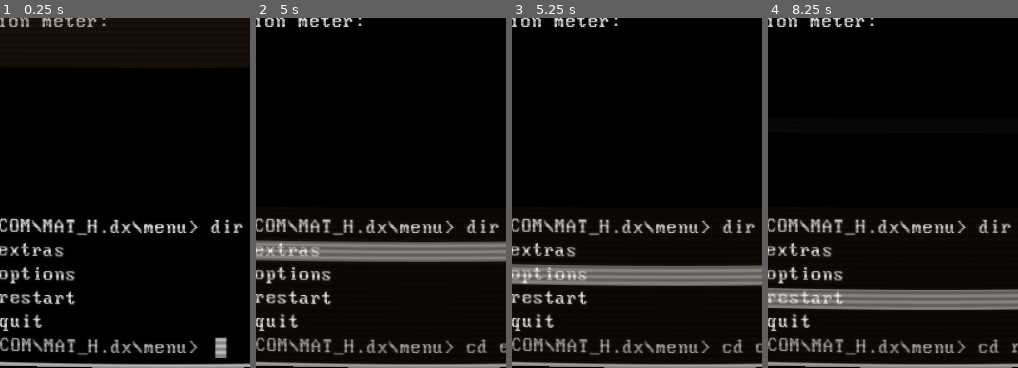
Above: before the commit, frames 1-4 (left to right).
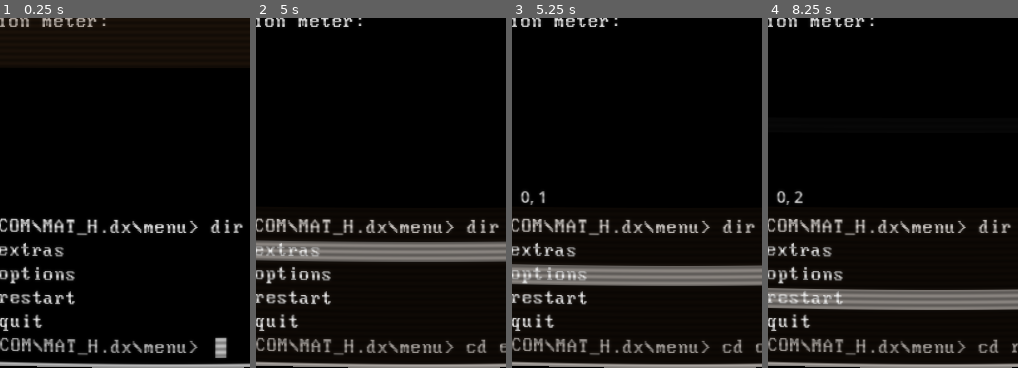
Above: after the commit, the same moments.

Repository: RusanJoshi/MAT_H.dx
Game: Godot game, scene res://main scenes/main.tscn
The game is run twice, just before and just after one commit, with the same random seed, the same clock (stepped at 60 frames per second) and the same inputs.
Inputs (mouse positions are % of the whole screen's width and height, from its top left):
- Up to frame 1 (0.25 s): no input
- Up to frame 2 (5 s): drag from (20, 21) to (47, 21) at 0.52 s; drag from (33, 21) to (60, 21) at 1.27 s; tap Enter at 2 s; move the mouse to (47, 21) at 2.02 s; hold Right (right_key) 2.03-2.75 s; tap Tab (tab_key) at 2.1 s; click (47, 21) at 2.17 s; drag from (60, 21) to (33, 21) at 2.77 s; tap Space (spacebar_key) at 3.5 s; drag from (73, 21) to (47, 21) at 3.52 s; drag from (20, 25) to (73, 21) at 4.27 s
- Up to frame 3 (5.25 s): tap Enter at 5 s; move the mouse to (33, 25) at 5.02 s; hold Down (down_key) from 5.03 s (still down); tap R (r_key) at 5.1 s; click (33, 25) at 5.17 s
- Up to frame 4 (8.25 s): release Down (down_key) at 5.75 s; drag from (47, 25) to (73, 25) at 5.77 s; tap Space (spacebar_key) at 6.5, 8, 8.1 s; drag from (60, 25) to (20, 29) at 6.52 s; tap Enter at 7.25 s; drag from (73, 25) to (33, 25) at 7.27 s; move the mouse to (20, 29) at 8.02 s; hold Down (down_key) from 8.03 s (still down); click (20, 29) at 8.17 s
The pictures show only the part of the screen within x 16-66%, y 50-100%; the shares and areas given below are measured in that part.

Frames 1-2 are identical in both runs. In frame 3, 0.2% of the frame differs, in the area x 3-14%, y 49-54%; in frame 4, 0.2%.

Commit message:
commit hemlock port 03/24

Diff:
--- a/scripts/mini_menu.gd
+++ b/scripts/mini_menu.gd
@@ -4,6 +4,7 @@
 @onready var cmd_footer: HBoxContainer = $VBoxContainer/cmdFooter
 @onready var header_label: Label = %HeaderLabel
 @onready var footer_label: Label = %FooterLabel
+@onready var debug_label: Label = $DebugLabel
 
 @onready var blinking_cursor: Label = %BlinkingCursor
 @onready var blinking_cursor_timer: Timer = $BlinkingCursorTimer
@@ -33,8 +34,10 @@
 var dir_path_link: String = "\\"
 var moption_dir: String = "<DIR> "
 var current_dir_path: String = ""
-var current_dir_min: int = 0 # I believe this will always be zero
-var current_dir_max: int = 0 # This one changes
+var current_dir_x_min: int = 0
+var current_dir_x_max: int = 0
+var current_dir_y_min: int = 0 # I believe this will always be zero
+var current_dir_y_max: int = 0 # This one changes
 
 var menu_highlights_array: Array[Panel]
 
@@ -46,33 +49,24 @@
 
 	current_dir_path = dir_path_const
 	header_label.text = current_dir_path + dir_path_end + "dir"
-	current_dir_max = directory_array[directory_int_x].size()-1
-
-func _process(delta): #SHIN
+	current_dir_x_max = directory_array.size()-1
+	current_dir_y_max = directory_array[directory_int_x].size()-1
+	enter_dir()
+
+func _process(delta):
 	if(has_focus):
+		if(Input.is_action_just_pressed("up_key")):
+			if(directory_int_y-1 >= current_dir_y_min):
+				menu_traversal(0)
+		if(Input.is_action_just_pressed("down_key")):
+			if(directory_int_y+1 <= current_dir_y_max):
+				menu_traversal(1)
+		if(Input.is_action_just_pressed("left_key")):
+			if(directory_int_x-1 >= current_dir_x_min):
+				menu_traversal(2)
 		if(Input.is_action_just_pressed("right_key")):
-			if(directory_int_x == 0 && directory_int_y == 0):
-				extras_moption_target()
-			elif(directory_int_x == 0 && directory_int_y == 1):
-				options_moption_target()
-			elif(directory_int_x == 0 && directory_int_y == 2):
-				restart_moption_target()
-				Events.restart_game.emit()
-			elif(directory_int_x == 0 && directory_int_y == 3):
-				quit_moption_target()
-		if(Input.is_action_just_pressed("up_key")):
-			if(directory_int_y-1 >= current_dir_min):
-				directory_int_y -= 1
-				menu_highlights_array[directory_int_y+1].visible = false
-				menu_highlights_array[directory_int_y].visible = true
-				footer_label.text = cd_into_dir_visual_text(directory_array[directory_int_x][directory_int_y])
-		if(Input.is_action_just_pressed("down_key")):
-			if(directory_int_y+1 <= current_dir_max):
-				directory_int_y += 1
-				menu_highlights_array[directory_int_y-1].visible = false
-				menu_highlights_array[directory_int_y].visible = true
-				footer_label.text = cd_into_dir_visual_text(directory_array[directory_int_x][directory_int_y])
-
+			if(directory_int_x+1 <= current_dir_y_max):
+				menu_traversal(3)
 
 func on_first_focus():
 	menu_highlights_array[directory_int_y].visible = true
@@ -82,6 +76,55 @@
 	menu_highlights_array[directory_int_y].visible = false
 	footer_label.text = current_dir_path + dir_path_end
 	directory_int_y = 0
+
+func menu_traversal(pDirection: int = 0):
+	#directions 0 = up, 1 = down, 2 = left, 3 = right
+	var horizontal_movement: bool = false
+
+	if(pDirection == 0): #UP
+		directory_int_y -= 1
+		menu_highlights_array[directory_int_y+1].visible = false
+		menu_highlights_array[directory_int_y].visible = true
+	elif(pDirection == 1): #DOWN
+		directory_int_y += 1
+		menu_highlights_array[directory_int_y-1].visible = false
+		menu_highlights_array[directory_int_y].visible = true
+	elif(pDirection == 2): #LEFT
+		horizontal_movement = true
+		directory_int_x -= 1
+	elif(pDirection == 3): #RIGHT
+		horizontal_movement = true
+		directory_int_x += 1
+
+	footer_label.text = cd_into_dir_visual_text(directory_array[directory_int_x][directory_int_y])
+	debug_label.text = str(directory_int_x) + ", " + str(directory_int_y)
+
+	if(horizontal_movement):
+		if(directory_int_x == 0):
+			print("di: " + str(directory_int_x))
+			if(directory_int_y == 0):
+				extras_moption_target()
+			elif(directory_int_y == 1):
+				options_moption_target()
+			elif(directory_int_y == 2):
+				restart_moption_target()
+				Events.restart_game.emit()
+			elif(directory_int_y == 3):
+				quit_moption_target()
+		elif(directory_int_x == 1):
+			print("di: " + str(directory_int_x))
+			if(directory_int_y == 0):
+				print("flag 1")
+				pass
+			elif(directory_int_y == 1):
+				print("flag 2")
+				pass
+			elif(directory_int_y == 2):
+				print("flag 3")
+				pass
+			elif(directory_int_y == 3):
+				print("flag 4")
+				pass
 
 func cd_into_dir_visual_text(pMenuOption:String):
 	var cd_dir_vis: String
--- a/ui/mini_menu.tscn
+++ b/ui/mini_menu.tscn
@@ -48,7 +48,7 @@
 unique_name_in_owner = true
 z_index = 1
 layout_mode = 2
-text = "<DIR> extras"
+text = "<DIR> moption_one"
 label_settings = SubResource("LabelSettings_fxsyv")
 
 [node name="MO1Highlight" type="Panel" parent="VBoxContainer/MenuOptionOneLabel"]
@@ -69,7 +69,7 @@
 unique_name_in_owner = true
 z_index = 1
 layout_mode = 2
-text = "<DIR> options"
+text = "<DIR> moption_two"
 label_settings = SubResource("LabelSettings_fxsyv")
 
 [node name="MO2Highlight" type="Panel" parent="VBoxContainer/MenuOptionTwoLabel"]
@@ -90,7 +90,7 @@
 unique_name_in_owner = true
 z_index = 1
 layout_mode = 2
-text = "<DIR> restart"
+text = "<DIR> moption_three"
 label_settings = SubResource("LabelSettings_fxsyv")
 
 [node name="MO3Highlight" type="Panel" parent="VBoxContainer/MenuOptionThreeLabel"]
@@ -111,7 +111,7 @@
 unique_name_in_owner = true
 z_index = 1
 layout_mode = 2
-text = "<DIR> quit"
+text = "<DIR> moption_four"
 label_settings = SubResource("LabelSettings_fxsyv")
 
 [node name="MO4Highlight" type="Panel" parent="VBoxContainer/MenuOptionFourLabel"]
@@ -176,6 +176,12 @@
 position = Vector2(150, 105)
 shape = SubResource("RectangleShape2D_f2bxc")
 
+[node name="DebugLabel" type="Label" parent="."]
+offset_left = 78.0
+offset_top = -32.0
+offset_right = 118.0
+offset_bottom = -9.0
+
 [connection signal="timeout" from="BlinkingCursorTimer" to="." method="_on_blinking_cursor_timer_timeout"]
 [connection signal="input_event" from="MenuOptionOneArea2D" to="." method="_on_menu_option_one_input_event"]
 [connection signal="mouse_entered" from="MenuOptionOneArea2D" to="." method="_on_menu_option_one_mouse_entered"]
